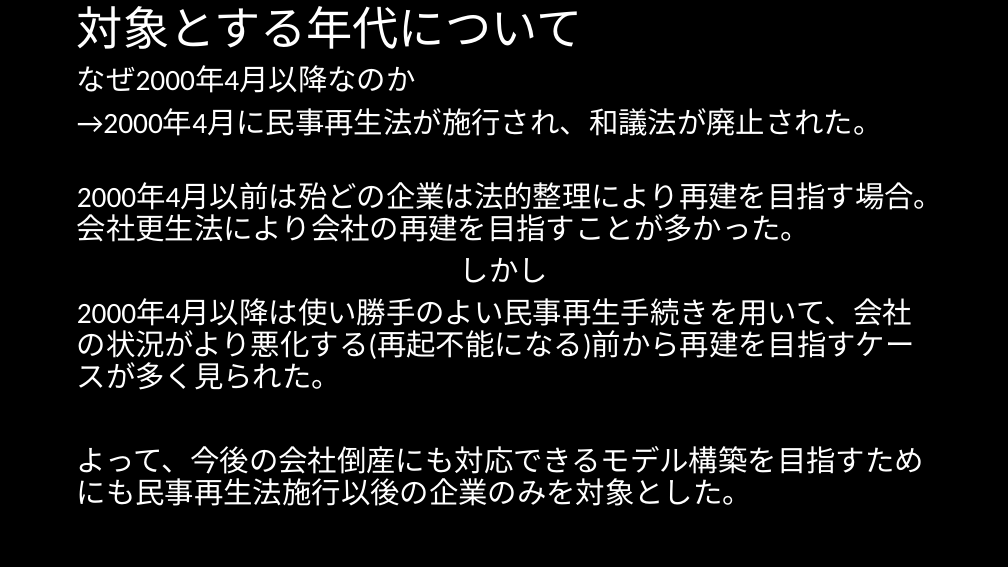
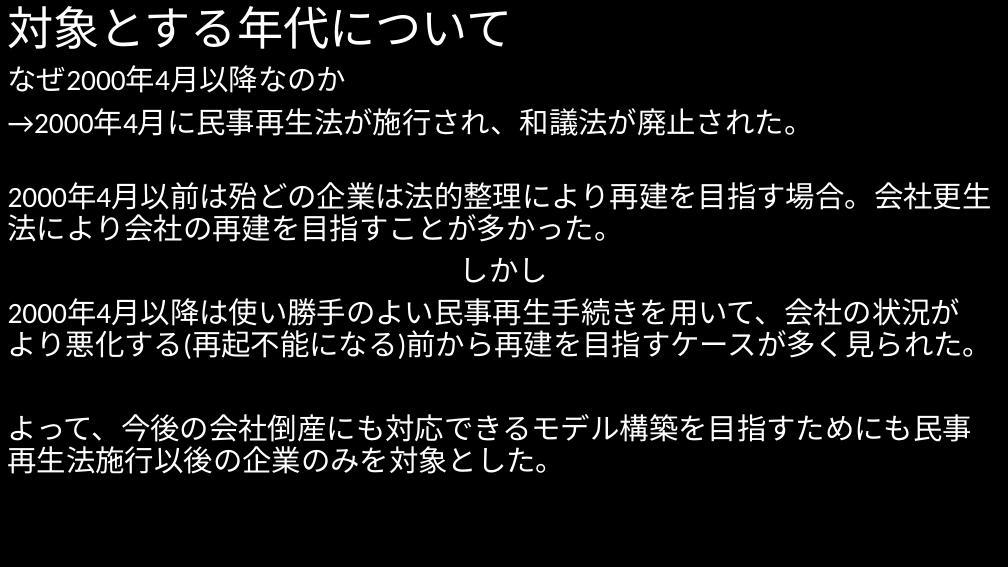
Before and after one commit to MAGA-Phantom/OperationSotsuron, a slide deck: slide 24 of 倒産の研究(仮).pptx. Drawn at 1008x567 pixels with LibreOffice and Linux fonts; fonts in the diff are those of the drawing. Boxes give left, top, right and bottom in pixels: in the first picture for what was removed or moved away, otherwise in the second. Text is boxed around its words. In the diff, an @@ line names an element or a change of style, - is before the commit and + after.

```diff
--- a/倒産の研究(仮).pptx
+++ b/倒産の研究(仮).pptx
@@ title "対象とする年代について": place and size @@
-title "対象とする年代について" at bbox=[77, 6, 582, 49]
+title "対象とする年代について" at bbox=[8, 6, 513, 49]
@@ text "なぜ2000年4月以降なのか": place and size @@
-text "なぜ2000年4月以降なのか" at bbox=[77, 65, 944, 506]
+text "なぜ2000年4月以降なのか" at bbox=[8, 65, 993, 474]
@@ text at bbox=[8, 299, 993, 359]: spaces changed @@
-2000年4月以降は使い勝手のよい民事再生手続きを用いて、会社の状況がより悪化する(再起不能になる)前から再建を目指すケースが多く見られた。
+2000年4月以降は使い勝手のよい民事再生手続きを用いて、会社の状況が
+より悪化する(再起不能になる)前から再建を目指すケースが多く見られた。
```
Also in this commit, not shown: 22 other slides changed.
